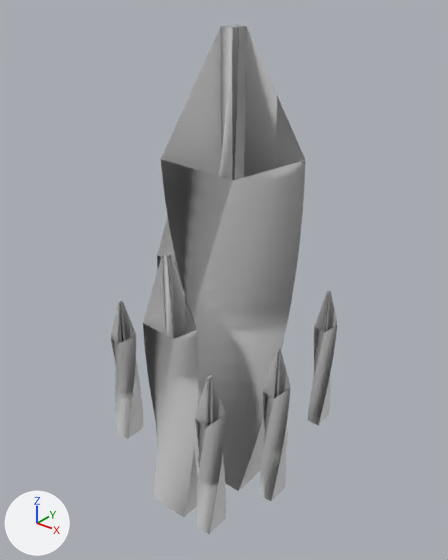
The FBX model proyecto/Assets/Assets/Ground/CasillaCiudad1.fbx as it was, and as the next commit left it.
Both versions are drawn from a 50 mm camera at (0.225, -0.29, 0.331) aimed at (-0.007, 0.0, 0.151). The axes (+X, +Y, +Z) are drawn at lower left. The lights are the same throughout. Where no turn or scale is listed for an object, it has been applied to the vertices.

Before the edit, the objects in view are built like this:
```python
ob_cube = bpy.data.objects.new('Cube', me_cube_008)
ob_cube.location = (0.0, 0.0, 0.0565)
ob_cube_001 = bpy.data.objects.new('Cube.001', me_cube_009)
ob_cube_001.location = (0.0, -0.0599, 0.0349)
ob_cube_002 = bpy.data.objects.new('Cube.002', me_cube_010)
ob_cube_002.location = (-0.0644, 0.0182, 0.0349)
ob_cube_004 = bpy.data.objects.new('Cube.004', me_cube_012)
ob_cube_004.location = (0.0357, 0.0665, 0.0349)
ob_cube_005 = bpy.data.objects.new('Cube.005', me_cube_013)
ob_cube_005.location = (0.0519, -0.021, 0.0349)
ob_cube_006 = bpy.data.objects.new('Cube.006', me_cube_014)
ob_cube_006.location = (0.0371, -0.0676, 0.0349)
ob_cube_007 = bpy.data.objects.new('Cube.007', me_cube_015)
ob_cube_007.location = (-0.0686, -0.0372, 0.0349)
```
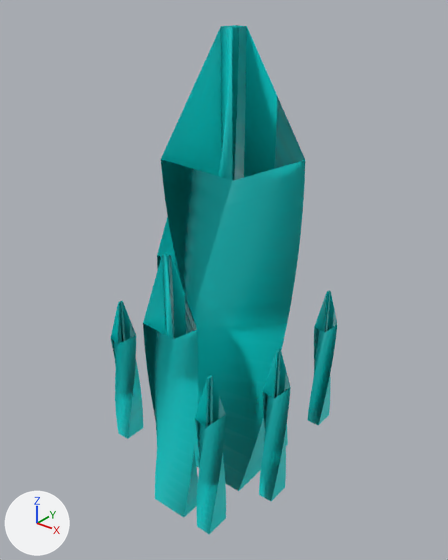
Pixel boxes [x1, y1, x2, y2] of what changed, in the pictures (448 x 560 px):
```json
{"object": "Cube", "change": "recoloured", "before": [161, 25, 305, 491], "after": [161, 25, 305, 491], "on screen": "white to cyan"}
{"object": "Cube.001", "change": "recoloured", "before": [143, 253, 198, 517], "after": [143, 253, 198, 517], "on screen": "white to cyan"}
{"object": "Cube.006", "change": "recoloured", "before": [195, 375, 226, 534], "after": [195, 375, 226, 534], "on screen": "white to cyan"}
{"object": "Cube.005", "change": "recoloured", "before": [259, 349, 291, 501], "after": [259, 349, 291, 501], "on screen": "white to cyan"}
{"object": "Cube.007", "change": "recoloured", "before": [111, 301, 143, 439], "after": [111, 301, 143, 439], "on screen": "white to cyan"}
{"object": "Cube.004", "change": "recoloured", "before": [307, 290, 337, 425], "after": [307, 290, 337, 425], "on screen": "white to cyan"}
{"object": "Cube.002", "change": "recoloured", "before": [157, 217, 181, 282], "after": [157, 217, 181, 282], "on screen": "white to cyan"}
```

The change, as JSON lines over the scene's bpy script:
```json
{"op": "set", "path": "mat_material_001.base_color", "old": "(0.8, 0.8, 0.8)", "new": "(0.0038, 0.8, 0.791)", "note": "white #e7e7e7 -> cyan #0ce7e6"}
{"block": "me_cube_013", "where": "me_cube_013.from_pydata(...)  # 136 vertices, 192 faces; spans x -0.007..0.007, y -0.0118..0.0118, z -0.0168..0.0953"}
{"op": "remove", "block": "me_cube_013", "code": "me_cube_013.materials.append(mat_material_005)  # white #e7e7e7"}
{"op": "add", "block": "me_cube_013", "code": "me_cube_013.materials.append(mat_material_001)  # cyan #0ce7e6"}
{"block": "me_cube_014", "where": "me_cube_014.from_pydata(...)  # 136 vertices, 192 faces; spans x -0.007..0.007, y -0.0118..0.0118, z -0.0168..0.0953"}
{"op": "remove", "block": "me_cube_014", "code": "me_cube_014.materials.append(mat_material_006)  # white #e7e7e7"}
{"op": "add", "block": "me_cube_014", "code": "me_cube_014.materials.append(mat_material_001)  # cyan #0ce7e6"}
{"block": "me_cube_008", "where": "me_cube_008.from_pydata(...)  # 136 vertices, 192 faces; spans x -0.043..0.043, y -0.043..0.043, z -0.044..0.251"}
{"op": "remove", "block": "me_cube_008", "code": "me_cube_008.materials.append(mat_material)  # white #e7e7e7"}
{"op": "add", "block": "me_cube_008", "code": "me_cube_008.materials.append(mat_material_001)  # cyan #0ce7e6"}
```
